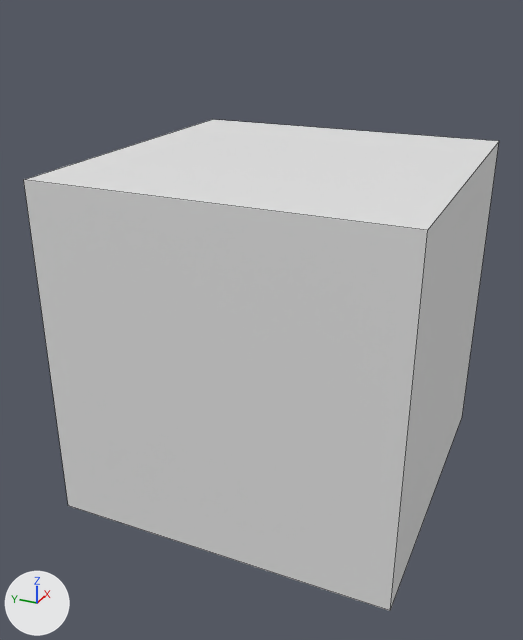
An edit to the Blender file udp hand.blend, drawn before and after from the same camera.
Rendered twice from a camera (50 mm lens) standing at (-3.75, -1.53, 1.86) and looking at (-0.11, 0.11, 0.04). Arrows for +X, +Y and +Z are at lower left; the lights stay in place. Mesh edges are drawn as thin lines.
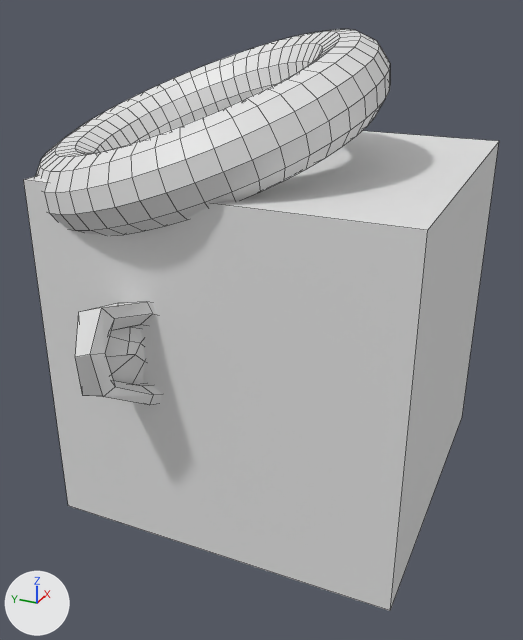
Where the change shows, as pixel boxes (x1, y1, x2, y2) in the pictures (523 x 640 px):
```json
{"object": "Put moving objects in this collection", "change": "added", "after": [36, 29, 390, 235]}
{"object": "이 콜렉션에 움직이는 오브젝트를 넣으세요", "change": "added", "after": [75, 302, 161, 405]}
```

Edits to the scene script, one JSON object a line:
```json
{"op": "add", "block": "me_torus_001", "code": ["me_torus_001 = bpy.data.meshes.new('Torus.001')", "me_torus_001.from_pydata(...)  # a torus around z (ring radius 1.0, tube radius 0.25) spanning x -1.25..1.25, y -1.25..1.25, z -0.25..0.25"]}
{"op": "add", "block": "me_suzanne", "code": ["me_suzanne = bpy.data.meshes.new('Suzanne')", "me_suzanne.from_pydata(...)  # 507 vertices, 500 faces; spans x -1.37..1.37, y -0.85..0.85, z -0.98..0.98"]}
{"op": "add", "block": "ob_put_moving_objects_in_this_collection", "code": ["ob_put_moving_objects_in_this_collection = bpy.data.objects.new('Put moving objects in this collection', me_torus_001)", "ob_put_moving_objects_in_this_collection.location = (-0.163, 0.404, 1.172)", "ob_put_moving_objects_in_this_collection.rotation_euler = (-0.343, -0.11, 0.301)  # degrees (-20, -6.3, 17)", "ob_put_moving_objects_in_this_collection.scale = (0.811, 0.811, 0.811)"]}
{"op": "add", "block": "ob_이_콜렉션에_움직이는_오브젝트를_넣으세요", "code": ["ob_이_콜렉션에_움직이는_오브젝트를_넣으세요 = bpy.data.objects.new('이 콜렉션에 움직이는 오브젝트를 넣으세요', me_suzanne)", "ob_이_콜렉션에_움직이는_오브젝트를_넣으세요.location = (0.0, 0.0, 0.0)"]}
```
